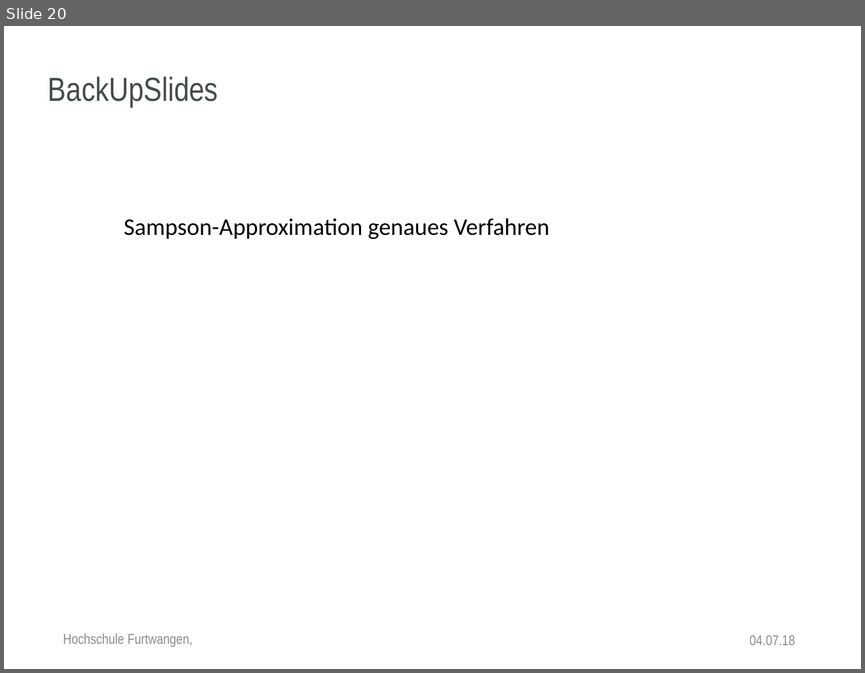
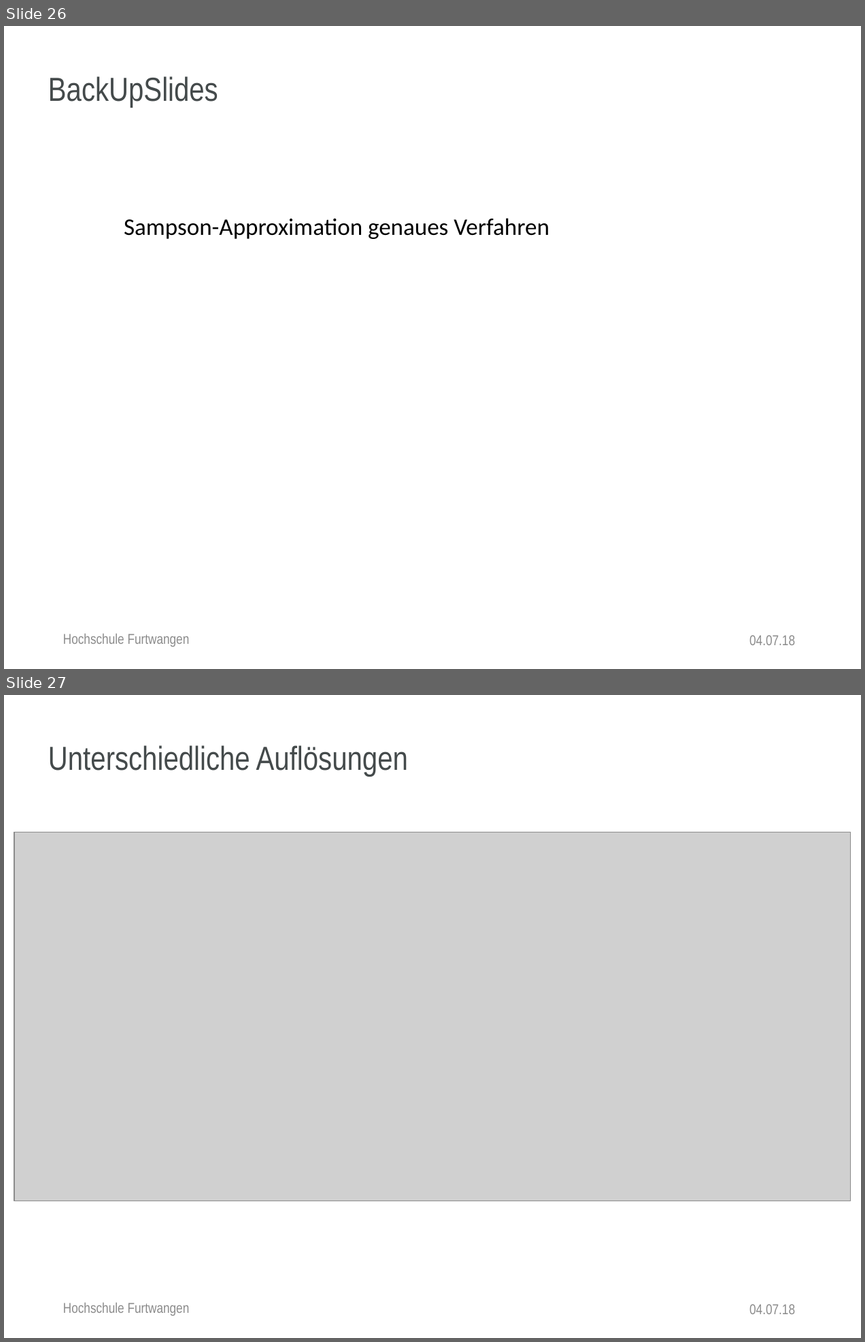
Before and after one commit to anjak610/MasterDuCC, a slide deck: Thesis/Disputation/PowerPointPresentation/V2_Dispo_HFU_Design.pptx. Shown one above the other, each under a label of ours: slide 20 before the commit, slides 26 and 27 after it. The pictures are 865x673 and 865x1342 pixels, drawn with LibreOffice and Linux fonts; fonts in the diff are those of the drawing; grey boxes stand for pictures; background and template pictures are left out. Boxes give left, top, right and bottom in pixels: in the first picture for what was removed or moved away, otherwise in the second. Text is boxed around its words. In the diff, an @@ line names an element or a change of style, - is before the commit and + after.

```diff
--- a/Thesis/Disputation/PowerPointPresentation/V2_Dispo_HFU_Design.pptx
+++ b/Thesis/Disputation/PowerPointPresentation/V2_Dispo_HFU_Design.pptx
@@ slide 27 added at [4,695,861,1338], background picture (left out) @@
@@ title added at [48,745,408,777], 28 pt, text #444A4B @@
+Unterschiedliche Auflösungen
@@ picture added at [14,832,851,1200] @@
@@ page number added at [54,1248,95,1282], 12 pt, text #FFFFFF @@
+27
@@ text added at [63,1302,190,1315], 12 pt, text #8C8C8C @@
+Hochschule Furtwangen
@@ text added at [749,1304,795,1314], 12 pt, text #8C8C8C @@
+04.07.18
@@ what was slide 20 is now slide 26 @@
@@ slide 26 changed as well @@
@@ text at [63,633,190,646]: text changed @@
-Hochschule Furtwangen,
+Hochschule Furtwangen
```
Also in this commit, not shown: 22 other slides changed, 6 other slides added, 35 other files.
